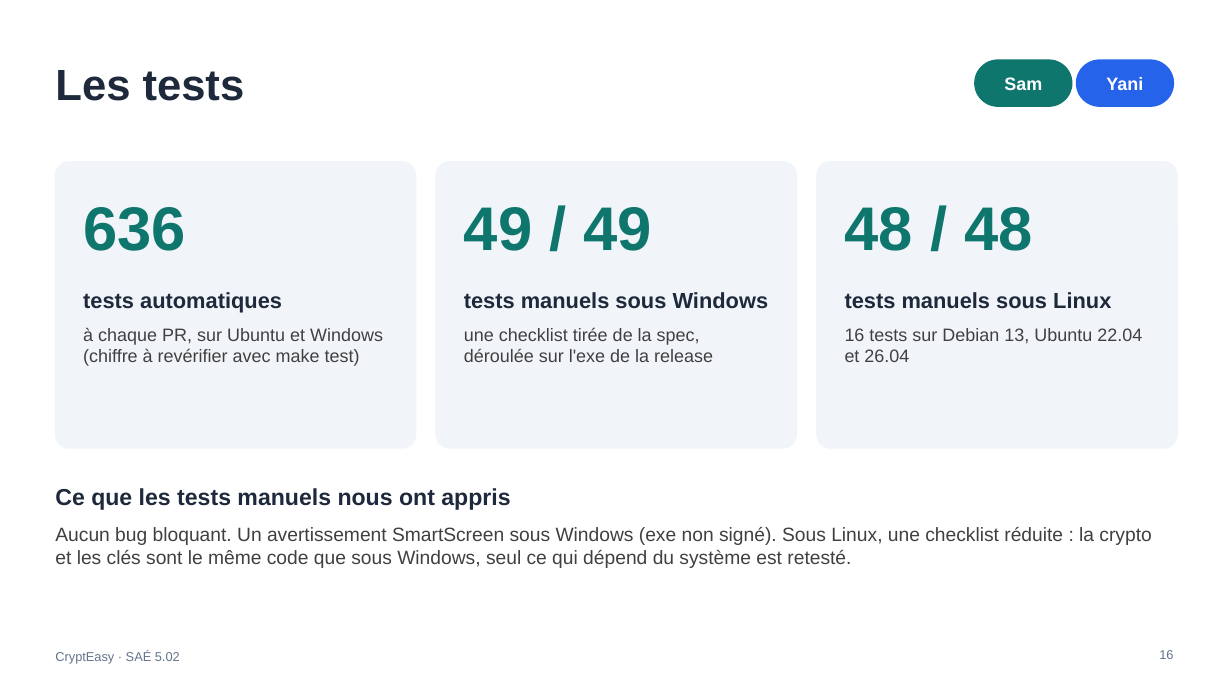
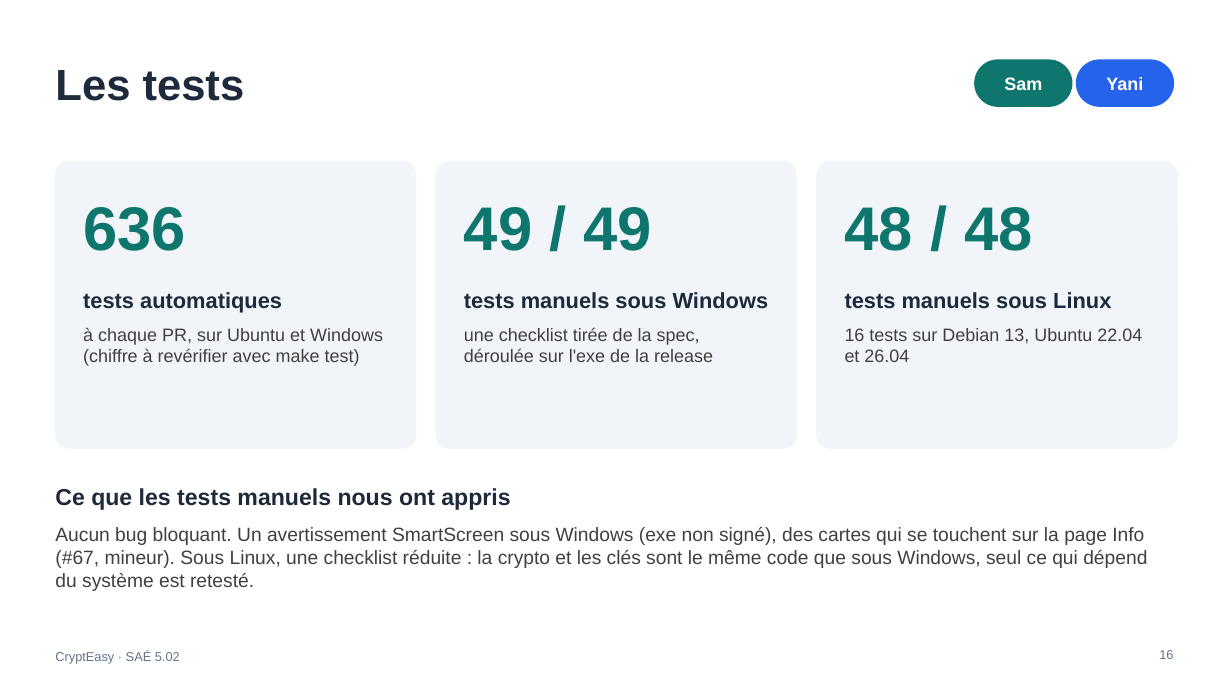
Before and after one commit to DiogoF-Hub/CryptEasy, a slide deck: slide 16 of docs/slides/CryptEasy_Soutenance_modele.pptx. Drawn at 1232x693 pixels with LibreOffice and Linux fonts; fonts in the diff are those of the drawing. Boxes give left, top, right and bottom in pixels: in the first picture for what was removed or moved away, otherwise in the second. Text is boxed around its words. In the diff, an @@ line names an element or a change of style, - is before the commit and + after.

```diff
--- a/docs/slides/CryptEasy_Soutenance_modele.pptx
+++ b/docs/slides/CryptEasy_Soutenance_modele.pptx
@@ text at [55, 527, 1147, 591]: text changed @@
-Aucun bug bloquant. Un avertissement SmartScreen sous Windows (exe non signé). Sous Linux, une checklist réduite : la crypto et les clés sont le même code que sous Windows, seul ce qui dépend du système est retesté.
+Aucun bug bloquant. Un avertissement SmartScreen sous Windows (exe non signé), des cartes qui se touchent sur la page Info (#67, mineur). Sous Linux, une checklist réduite : la crypto et les clés sont le même code que sous Windows, seul ce qui dépend du système est retesté.
```
Also in this commit, not shown: 2 other slides changed, 16 other files.
